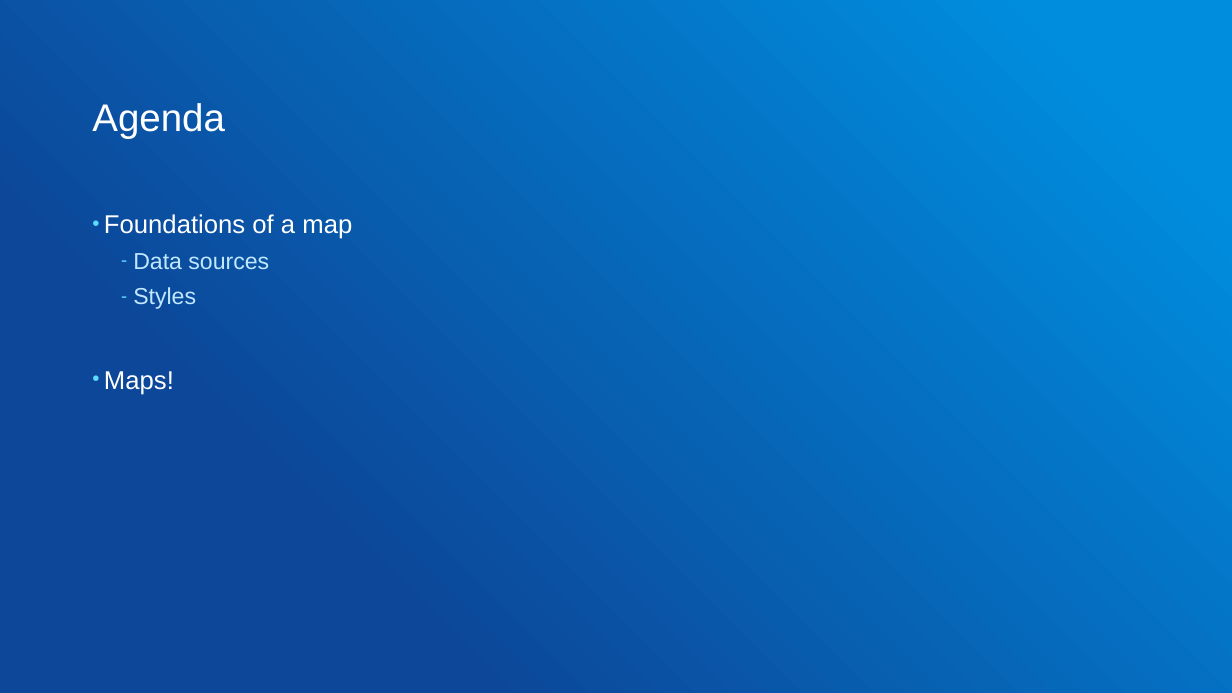
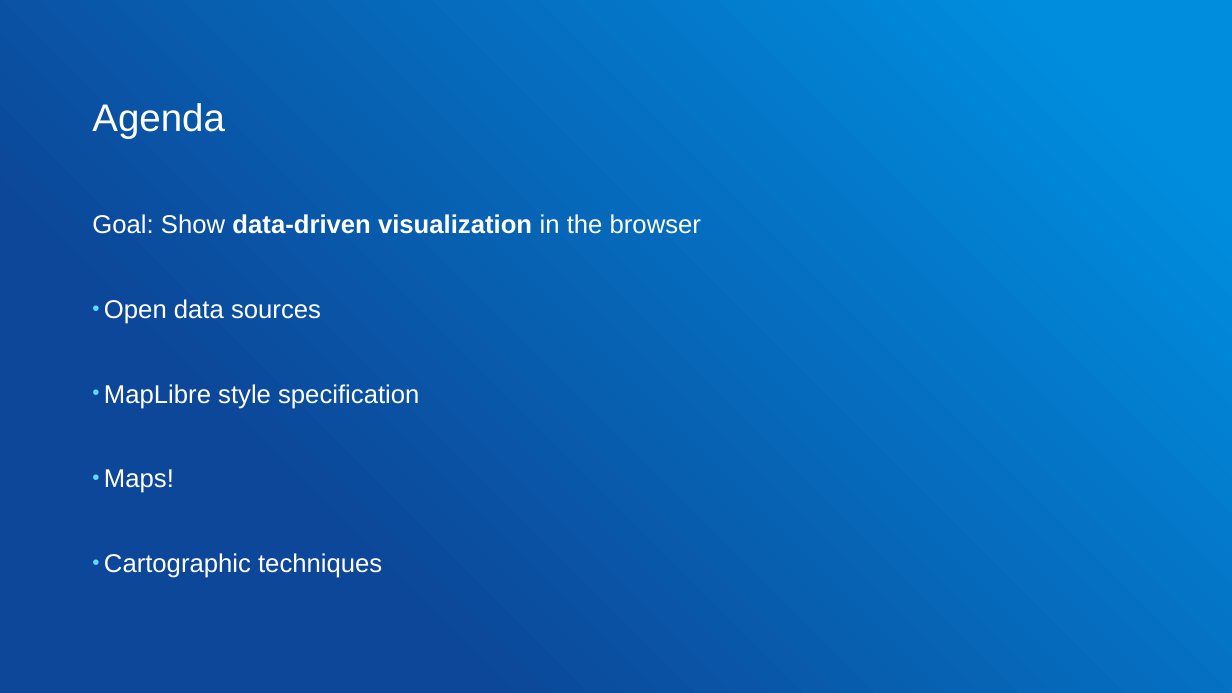
Before and after one commit to gowin20/foss4g-2026-maplibregl-data-visualization, a slide deck: slide 7 of foss4g-maplibre-data-visualization.pptx. Drawn at 1232x693 pixels with LibreOffice and Linux fonts; fonts in the diff are those of the drawing. Boxes give left, top, right and bottom in pixels: in the first picture for what was removed or moved away, otherwise in the second. Text is boxed around its words. In the diff, an @@ line names an element or a change of style, - is before the commit and + after.

```diff
--- a/foss4g-maplibre-data-visualization.pptx
+++ b/foss4g-maplibre-data-visualization.pptx
@@ text at [92, 214, 701, 409]: text changed @@
-• Foundations of a map
-  – Data sources
-  – Styles
+Goal: Show data-driven visualization in the browser
+• Open data sources
+• MapLibre style specification
@@ text at [104, 553, 382, 578]: paragraph added @@
+• Cartographic techniques
```
Also in this commit, not shown: 11 other slides changed, 2 slides added, 1 slide removed, 1 other file.
